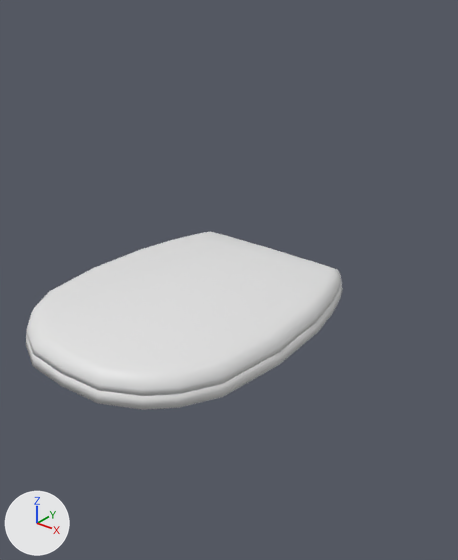
A saved change to the Blender file Assets/VRProject/Models/InteriorRevitalized/toilet_02.blend.
Both versions are drawn from a camera (50 mm lens) standing at (0.648, -0.76, 0.878) and looking at (0.01, 0.037, 0.384). Arrows for +X, +Y and +Z are at lower left; the lights stay in place. The picture after the commit comes second. The same objects are shown in both versions, whatever each file hides.

The first picture shows 'Toilet Lid', 'Toilet Seat'.
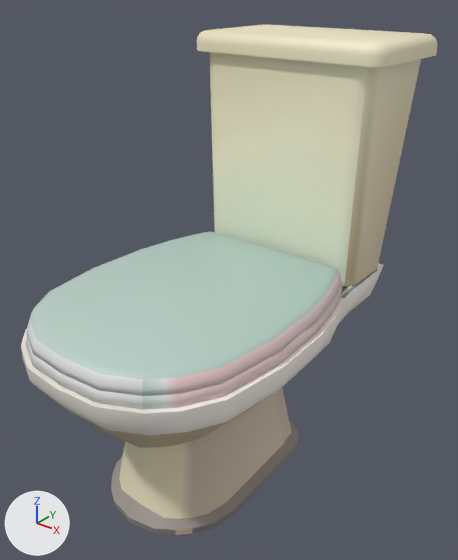
Changed parts and their boxes [x1, y1, x2, y2] in the pictures (458 x 560 px):
'Toilet', added
    after: [21, 25, 437, 535]
'Toilet Lid', surface changed (white to grey)
    both: [26, 231, 341, 396]
'Toilet Seat', surface changed
    both: [26, 281, 343, 410]

The change, as a diff of the scene's bpy script:
```diff
--- a/Assets/VRProject/Models/InteriorRevitalized/toilet_02.blend.py
+++ b/Assets/VRProject/Models/InteriorRevitalized/toilet_02.blend.py
@@ img_mastertexture_png @@
+img_mastertexture_png = load_image('MasterTexture.png', '../../Images/MasterTexture.png', 32, 32, 'sRGB')
@@ mat_pandamat @@
 mat_pandamat = principled_material('PandaMat')
-mat_pandamat.texture = img_pandamat_png
+mat_pandamat.texture = img_mastertexture_png
@@ me_circle_002_1 @@
+me_circle_002_1.from_pydata(...)  # 751 vertices, 670 faces; spans x -21.7..21.4, y 1.3..77.5, z -40.4..33.1
+me_circle_002_1.polygons.foreach_set('use_smooth', [True] * 670)
+# faces by material slot: [655, 15]
+me_circle_002_1.materials.append(mat_pandamat)  # picture img_mastertexture_png
@@ ob_toilet @@
+ob_toilet = bpy.data.objects.new('Toilet', me_circle_002_1)
+ob_toilet.location = (0.001, -0.002, -0.005)
+ob_toilet.rotation_euler = (1.571, 0.0, 0.0)  # degrees (90, 0, 0)
+ob_toilet.scale = (0.0101, 0.0101, 0.0101)
```
